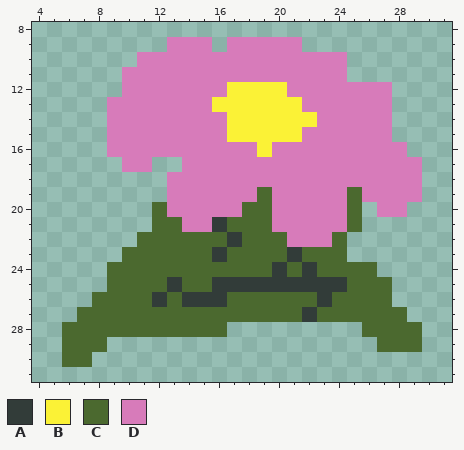
Two states of a pixel-art sprite, Assets/Art/FlowerEnemy/FlowerEnemyAttack/FlowerEnemyAttack7.png. Above, as it was before the edit.
The file is 32x32 pixels. Shown: x 4..31, y 8..31.
Palette (. is transparent): A #323c39  B #fbf236  C #4b692f  D #d77bba
Pixels before, first column x 6:
 9 .......DDD.DDDDD........
10 .....DDDDDDDDDDDDDD.....
11 ....DDDDDDDDDDDDDDD.....
12 ....DDDDDDDBBBBDDDDDDD..
13 ...DDDDDDDBBBBBBDDDDDD..
14 ...DDDDDDDDBBBBBBDDDDD..
15 ...DDDDDDDDBBBBBDDDDDD..
16 ...DDDDDDDDDDBDDDDDDDDD.
17 ....DD..DDDDDDDDDDDDDDDD
18 .......DDDDDDDDDDDDDDDDD
19 .......DDDDDDCDDDDDCDDDD
20 ......CDDDDDCCDDDDDC.DD.
21 ......CCDDACCCDDDDDC....
22 .....CCCCCCACCCDDDC.....
23 ....CCCCCCACCCCACCC.....
24 ...CCCCCCCCCCCACACCCC...
25 ...CCCCACCAAAAAAAAACCC..
26 ..CCCCACAAACCCCCCACCCC..
27 .CCCCCCCCCCCCCCCACCCCCC.
28 CCCCCCCCCCC.........CCCC
29 CCC..................CCC
30 CC......................
Once edited:
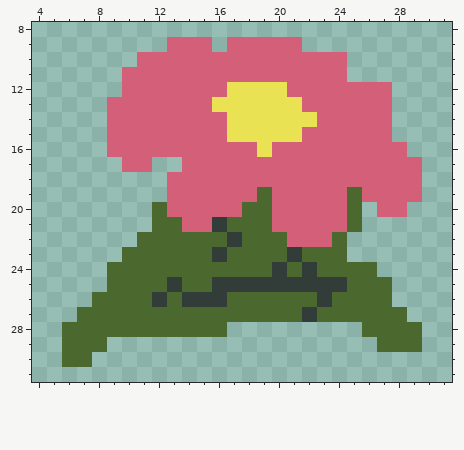
Change:
colour B: #fbf236 -> #e9e252
colour D: #d77bba -> #d36078
Changed places in both pictures, as pixel boxes (x1, y1, x2, y2):
changed: (107, 37, 422, 247)
